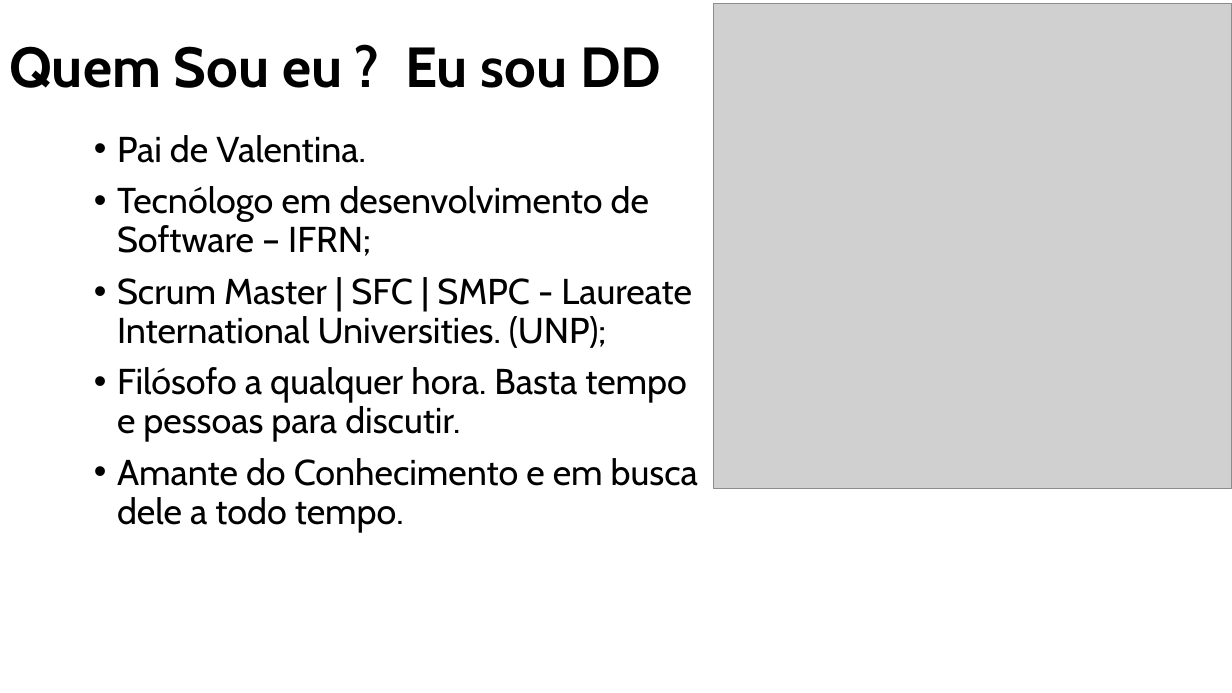
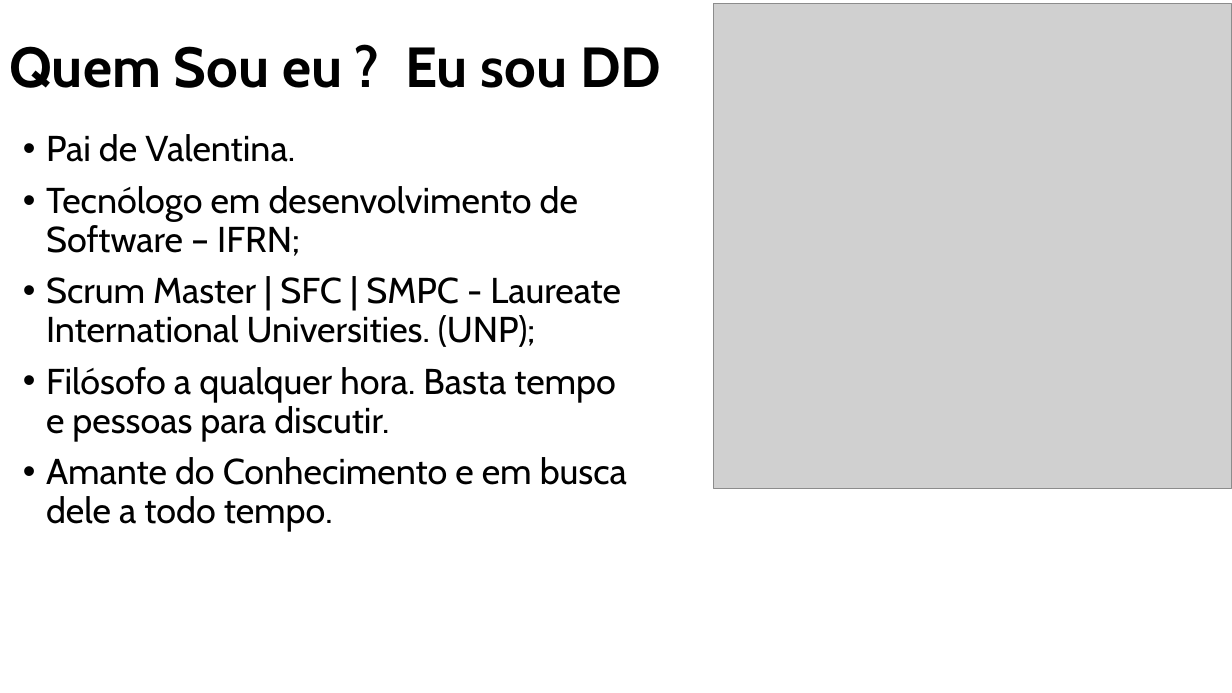
Before and after one commit to dmm813/lecturees, a slide deck: slide 2 of doxchaoscrum/doxhgaoscrum.pptx. Drawn at 1232x693 pixels with LibreOffice and Linux fonts; fonts in the diff are those of the drawing; grey boxes stand for pictures; background and template pictures are left out. Boxes give left, top, right and bottom in pixels: in the first picture for what was removed or moved away, otherwise in the second. Text is boxed around its words. In the diff, an @@ line names an element or a change of style, - is before the commit and + after.

```diff
--- a/doxchaoscrum/doxhgaoscrum.pptx
+++ b/doxchaoscrum/doxhgaoscrum.pptx
@@ text "Pai de Valentina.": place and size @@
-text "Pai de Valentina." at [117, 135, 698, 533]
+text "Pai de Valentina." at [46, 134, 627, 532]
```
Also in this commit, not shown: 6 other slides changed, 2 slides added, 1 slide removed, 1 other file.
